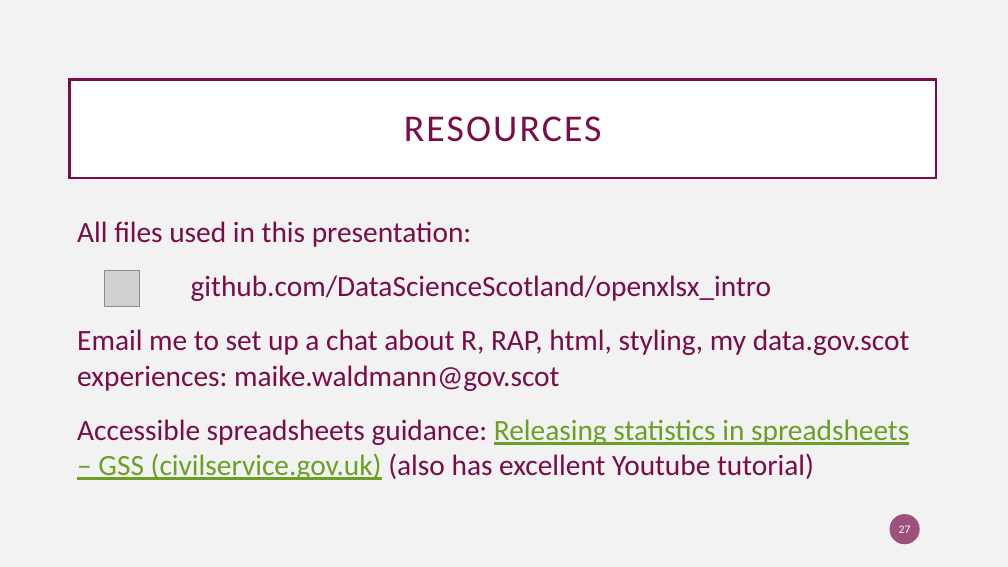
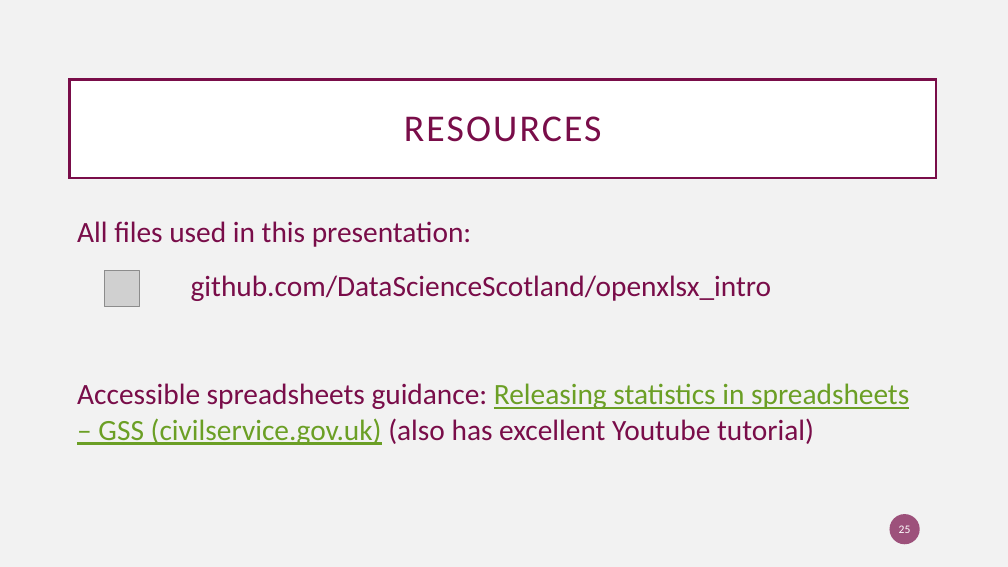
Before and after one commit to ScotGovAnalysis/openxlsx_intro, a slide deck: slide 25 of presi - Copy.pptx (slide 27 before the commit). Drawn at 1008x567 pixels with LibreOffice and Linux fonts; fonts in the diff are those of the drawing; grey boxes stand for pictures. Boxes give left, top, right and bottom in pixels: in the first picture for what was removed or moved away, otherwise in the second. Text is boxed around its words. In the diff, an @@ line names an element or a change of style, - is before the commit and + after.

```diff
--- a/presi - Copy.pptx
+++ b/presi - Copy.pptx
@@ text at box(77, 329, 910, 391): paragraph removed @@
-Email me to set up a chat about R, RAP, html, styling, my data.gov.scot experiences: maike.waldmann@gov.scot
@@ page number at box(899, 525, 911, 533): text changed @@
-27
+25
```
Also in this commit, not shown: 3 other slides changed, 3 slides removed.
